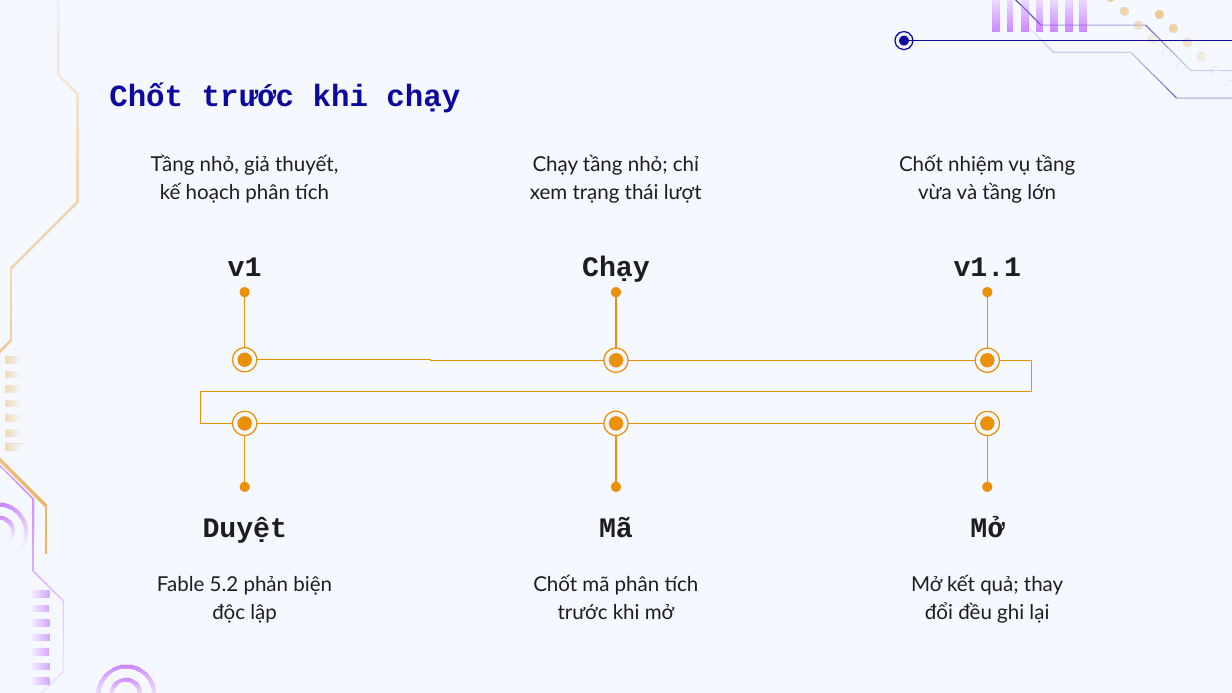
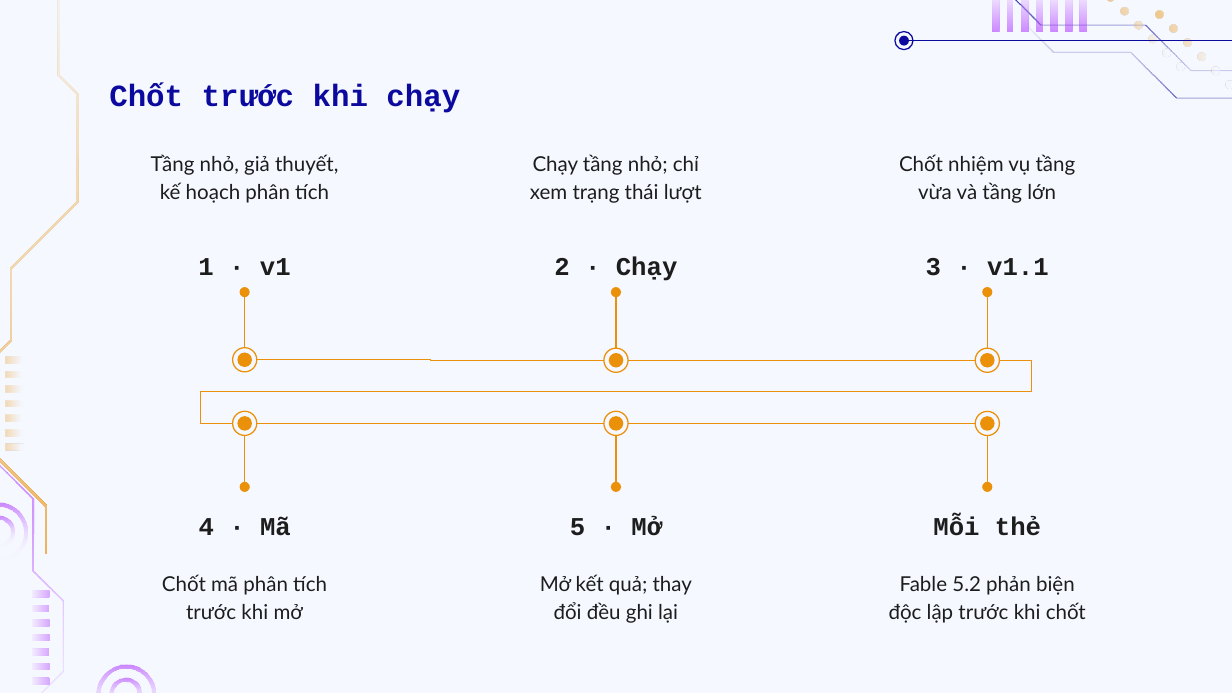
Before and after one commit to doanan293/vipharmind-ai-sdlc-study, a slide deck: slide 13 of docs/presentation/vipharmind-slides.pptx (slide 12 before the commit). Drawn at 1232x693 pixels with LibreOffice and Linux fonts; fonts in the diff are those of the drawing; background and template pictures are left out. Boxes give left, top, right and bottom in pixels: in the first picture for what was removed or moved away, otherwise in the second. Text is boxed around its words. In the diff, an @@ line names an element or a change of style, - is before the commit and + after.

```diff
--- a/docs/presentation/vipharmind-slides.pptx
+++ b/docs/presentation/vipharmind-slides.pptx
@@ text at box(198, 258, 291, 275): text changed; size 16.5 to 15 pt @@
-v1
+1 · v1
@@ text at box(554, 256, 678, 281): text changed; size 16.5 to 15 pt @@
-Chạy
+2 · Chạy
@@ text at box(926, 258, 1049, 276): text changed; size 16.5 to 15 pt @@
-v1.1
+3 · v1.1
@@ text at box(199, 517, 291, 536): text changed; size 16.5 to 15 pt @@
-Duyệt
+4 · Mã
@@ text at box(570, 517, 662, 536): text changed; size 16.5 to 15 pt @@
-Mã
+5 · Mở
@@ text at box(933, 517, 1041, 536): text changed; size 16.5 to 15 pt @@
-Mở
+Mỗi thẻ
@@ text at box(162, 574, 327, 619): text changed @@
-Fable 5.2 phản biện
-độc lập
+Chốt mã phân tích
+trước khi mở
@@ text at box(540, 574, 692, 623): text changed @@
-Chốt mã phân tích
-trước khi mở
+Mở kết quả; thay
+đổi đều ghi lại
@@ text at box(889, 576, 1086, 623): text changed @@
-Mở kết quả; thay
-đổi đều ghi lại
+Fable 5.2 phản biện
+độc lập trước khi chốt
```
Also in this commit, not shown: 2 other slides changed, 1 slide added, 10 other files.
